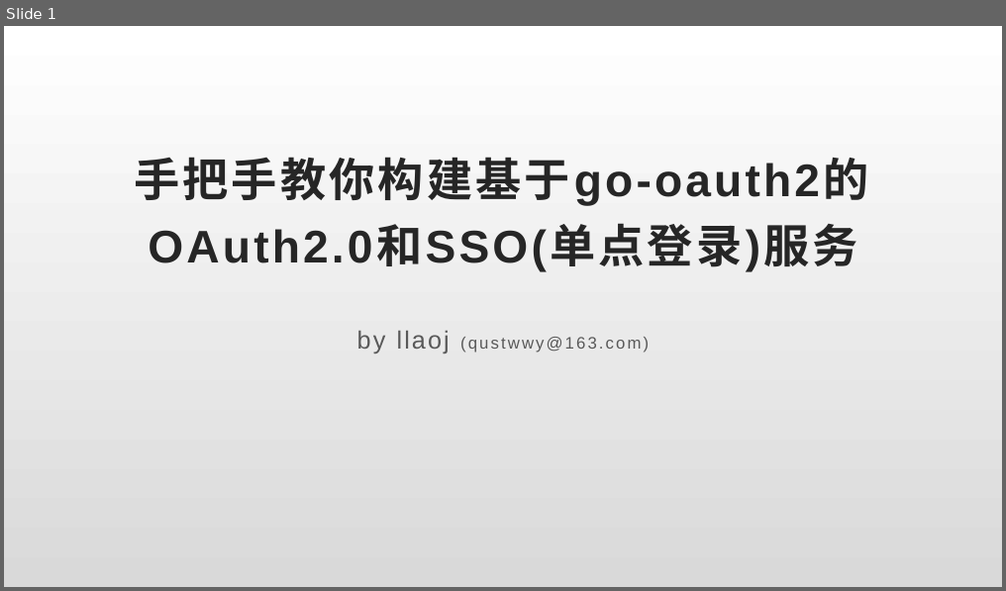
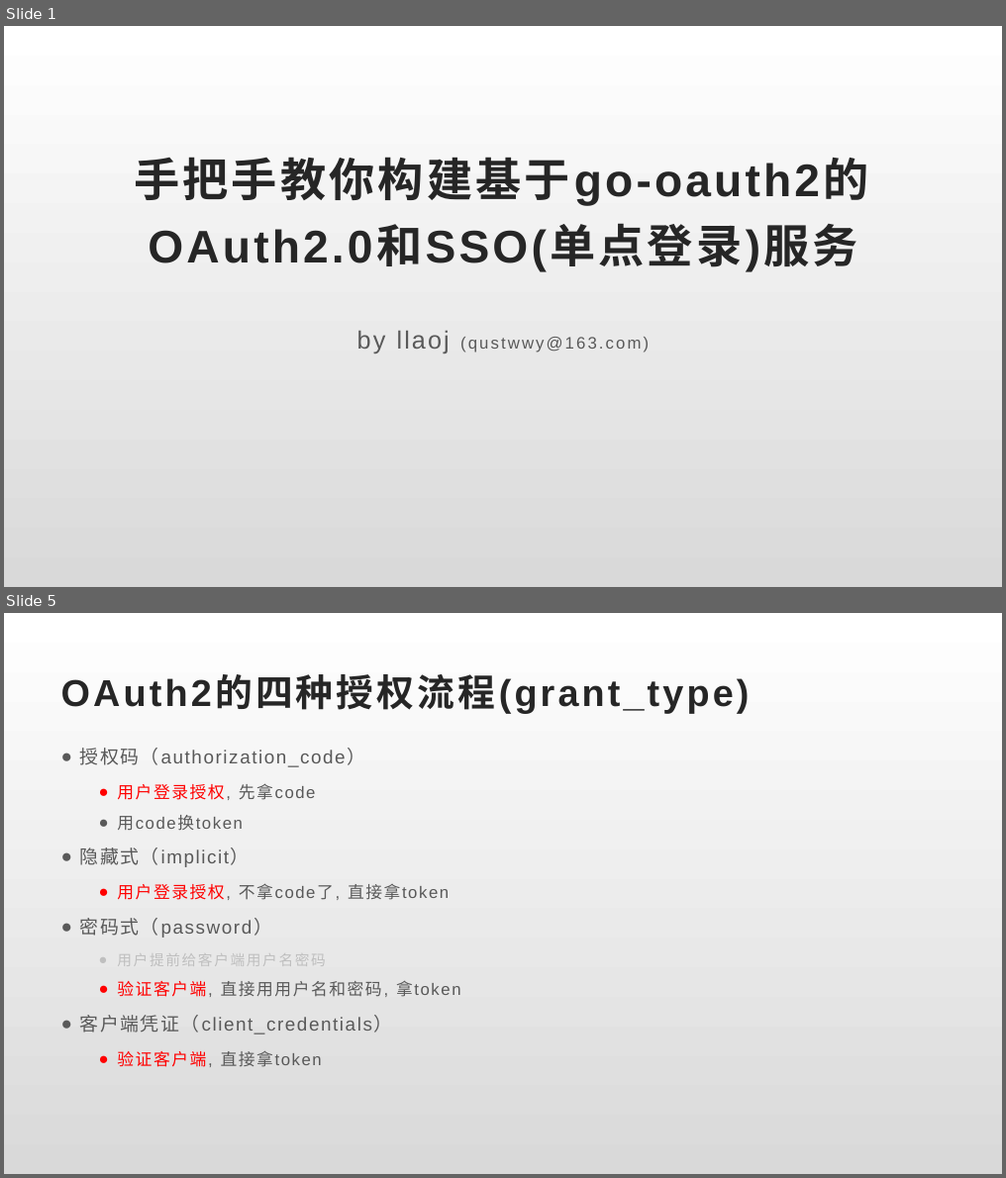
Before and after one commit to llaoj/my-share, a slide deck: gooauth/index.pptx. Shown one above the other, each under a label of ours: slide 1 before the commit, slides 1 and 5 after it; the slides between them are not shown. The pictures are 1006x591 and 1006x1178 pixels, drawn with LibreOffice and Linux fonts; fonts in the diff are those of the drawing. Boxes give left, top, right and bottom in pixels: in the first picture for what was removed or moved away, otherwise in the second. Text is boxed around its words. In the diff, an @@ line names an element or a change of style, - is before the commit and + after.

```diff
--- a/gooauth/index.pptx
+++ b/gooauth/index.pptx
@@ slide 5 added at bbox=[4, 613, 1002, 1174], background #FFFFFF @@
@@ title added at bbox=[61, 676, 749, 713], 36 pt, text #262626, bold @@
+OAuth2的四种授权流程(grant_type)
@@ text added at bbox=[80, 748, 461, 1067], 16 pt, text #595959 @@
+● 授权码（authorization_code）
+  ● 用户登录授权, 先拿code
+  ● 用code换token
+● 隐藏式（implicit）
+  ● 用户登录授权, 不拿code了, 直接拿token
+● 密码式（password）
+  ● 用户提前给客户端用户名密码
+  ● 验证客户端, 直接用用户名和密码, 拿token
+● 客户端凭证（client_credentials）
+  ● 验证客户端, 直接拿token
```
Also in this commit, not shown: 2 slides changed, 7 other slides added, 2 slides removed.
